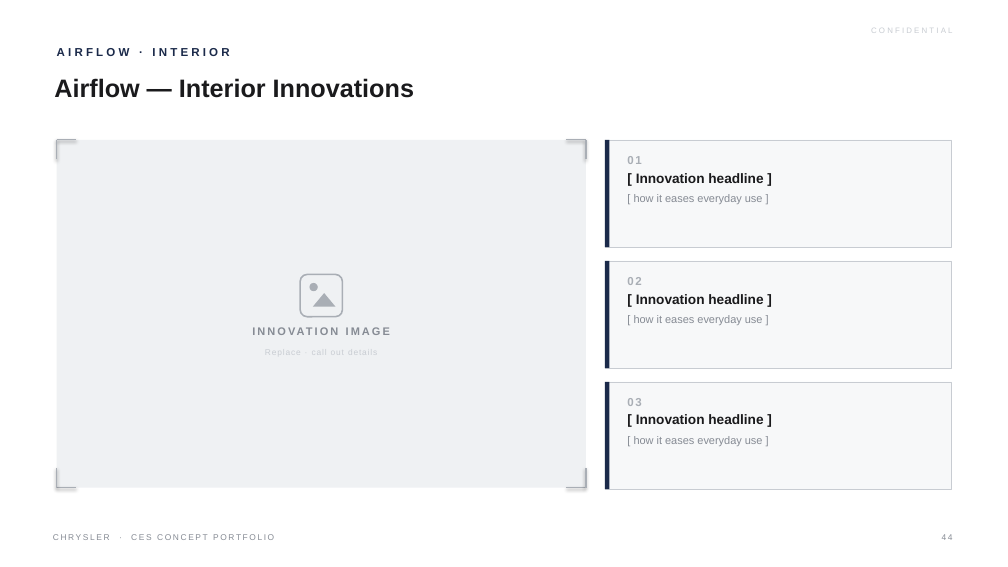
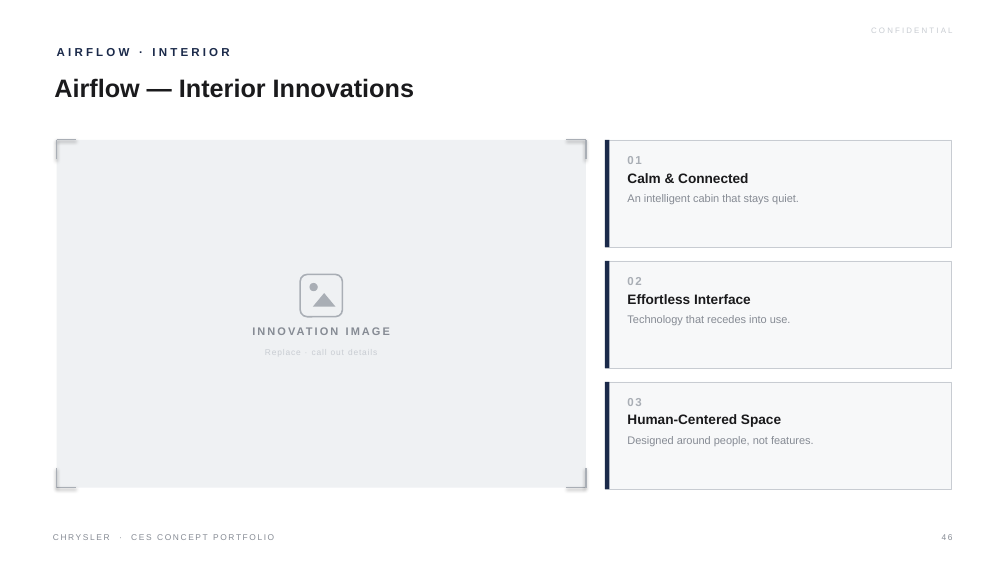
Before and after one commit to LG-Succe55/CLAUDE, a slide deck: slide 46 of Chrysler_CES_Concept_Portfolio.pptx (slide 44 before the commit). Drawn at 1008x567 pixels with LibreOffice and Linux fonts; fonts in the diff are those of the drawing. Boxes give left, top, right and bottom in pixels: in the first picture for what was removed or moved away, otherwise in the second. Text is boxed around its words. In the diff, an @@ line names an element or a change of style, - is before the commit and + after.

```diff
--- a/Chrysler_CES_Concept_Portfolio.pptx
+++ b/Chrysler_CES_Concept_Portfolio.pptx
@@ text at <box>627,173,799,204</box>: text changed @@
-[ Innovation headline ]
-[ how it eases everyday use ]
+Calm & Connected
+An intelligent cabin that stays quiet.
@@ text at <box>627,294,791,325</box>: text changed @@
-[ Innovation headline ]
-[ how it eases everyday use ]
+Effortless Interface
+Technology that recedes into use.
@@ text at <box>627,414,814,446</box>: text changed @@
-[ Innovation headline ]
-[ how it eases everyday use ]
+Human-Centered Space
+Designed around people, not features.
```
Also in this commit, not shown: 42 other slides changed, 2 slides added, 1 other file.
